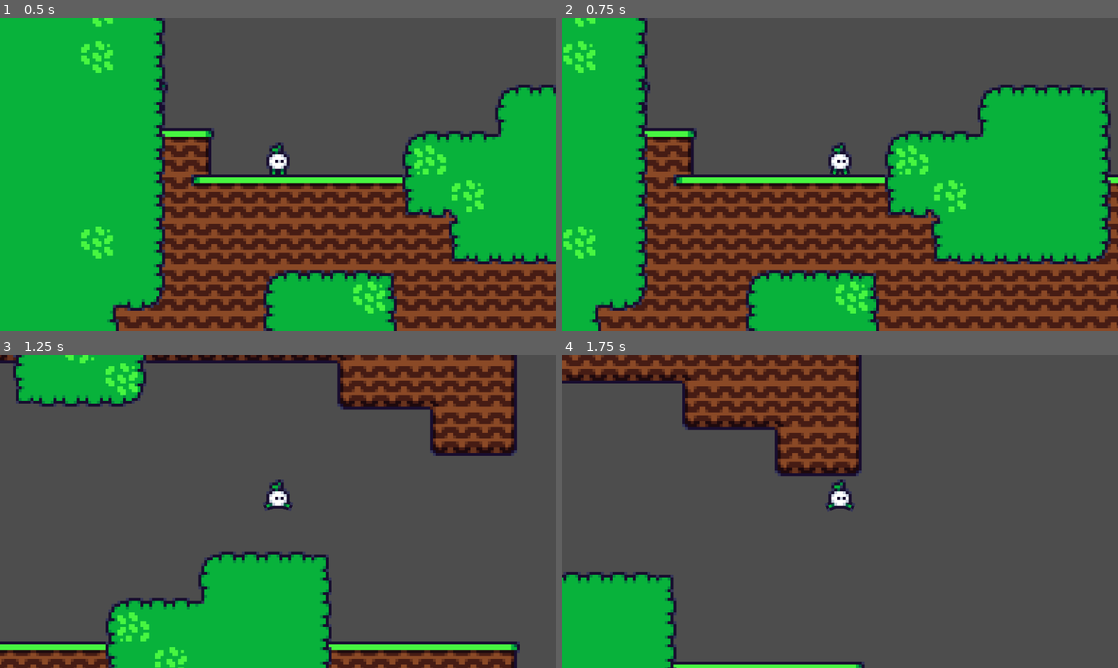
Above: before the commit, frames 1-4 (two rows, left to right).
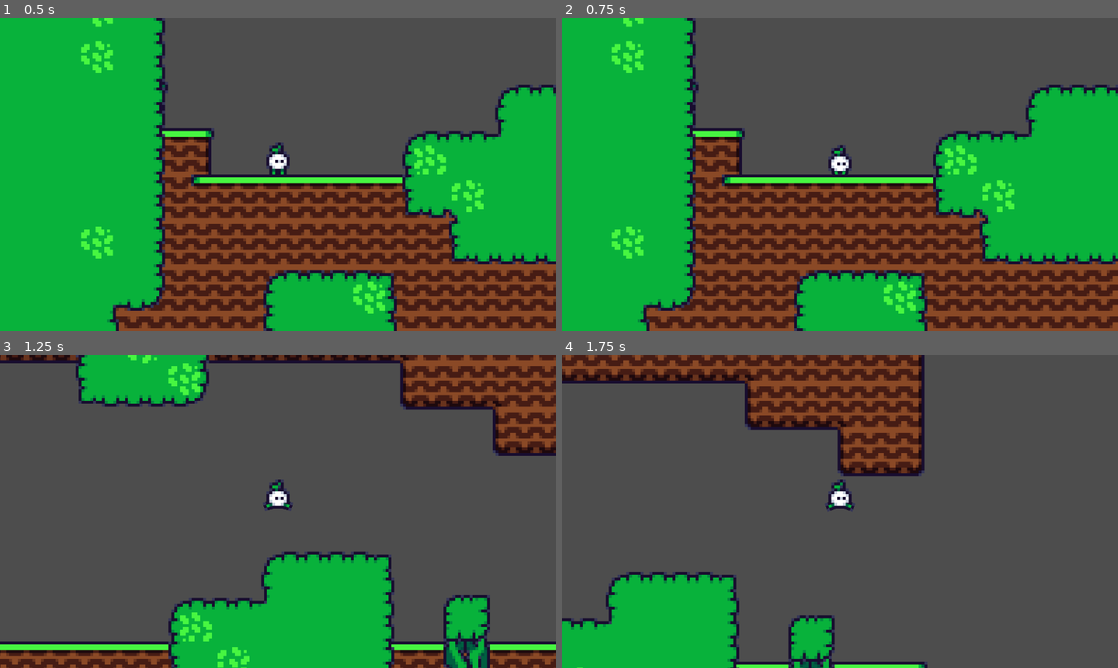
Above: after the commit, the same moments.

Repository: mageowl/waterfall
Game: Godot game, scene res://scenes/world/world.tscn
Two runs of this game, one before a commit and one after it. Both use one fixed random seed, a clock stepped at 60 frames per second and the inputs below.
Inputs:
- Up to frame 1 (0.5 s): no input
- Up to frame 2 (0.75 s): tap Enter at 0.5 s; hold D (right) from 0.53 s (still down); hold S (crouch, bound only after the commit) from 0.53 s (still down)
- Up to frame 3 (1.25 s): keep holding D (right); keep holding S (crouch, bound only after the commit); tap W (jump) at 0.77, 0.8, 1.07 s
- Up to frame 4 (1.75 s): keep holding D (right); release S (crouch, bound only after the commit) at 1.28 s; tap W (jump) at 1.35, 1.52 s; tap S (crouch, bound only after the commit) at 1.55 s

Frame 1 is identical in both runs. In frame 2, 28% of the frame differs, in the area x 0-100%, y 0-100%; in frame 3, 26%; in frame 4, 19%.

Commit message:
Add crouching

Diff:
--- a/project.godot
+++ b/project.godot
@@ -36,6 +36,11 @@
 "events": [Object(InputEventKey,"resource_local_to_scene":false,"resource_name":"","device":-1,"window_id":0,"alt_pressed":false,"shift_pressed":false,"ctrl_pressed":false,"meta_pressed":false,"pressed":false,"keycode":0,"physical_keycode":87,"key_label":0,"unicode":119,"echo":false,"script":null)
 ]
 }
+crouch={
+"deadzone": 0.5,
+"events": [Object(InputEventKey,"resource_local_to_scene":false,"resource_name":"","device":-1,"window_id":0,"alt_pressed":false,"shift_pressed":false,"ctrl_pressed":false,"meta_pressed":false,"pressed":false,"keycode":0,"physical_keycode":83,"key_label":0,"unicode":115,"echo":false,"script":null)
+]
+}
 
 [rendering]
 
--- a/scenes/player/player.gd
+++ b/scenes/player/player.gd
@@ -1,6 +1,7 @@
 class_name Player extends CharacterBody2D
 
 const SPEED = 150.0
+const CROUCH_SPEED = 50.0
 const JUMP_VELOCITY = 300.0
 
 const CYOTE_TIME = 6
--- a/scenes/player/player.tscn
+++ b/scenes/player/player.tscn
@@ -7,6 +7,7 @@
 [ext_resource type="Script" path="res://scenes/player/states/walk.gd" id="5_6ghmd"]
 [ext_resource type="Script" path="res://scenes/player/states/fall.gd" id="6_c66bs"]
 [ext_resource type="Script" path="res://scenes/player/states/jump.gd" id="7_rw6bk"]
+[ext_resource type="Script" path="res://scenes/player/states/crouch.gd" id="8_6xqqa"]
 
 [sub_resource type="CapsuleShape2D" id="CapsuleShape2D_ckxlp"]
 radius = 3.0
@@ -17,7 +18,7 @@
 
 [node name="PlayerSprite" parent="." instance=ExtResource("1_guivv")]
 
-[node name="CollisionShape2D" type="CollisionShape2D" parent="."]
+[node name="NormalCollisionShape" type="CollisionShape2D" parent="."]
 position = Vector2(0, -3.5)
 shape = SubResource("CapsuleShape2D_ckxlp")
 debug_color = Color(0.0117647, 0.509804, 0.243137, 0.419608)
@@ -37,5 +38,8 @@
 [node name="Jump" type="Node" parent="States"]
 script = ExtResource("7_rw6bk")
 
+[node name="Crouch" type="Node" parent="States"]
+script = ExtResource("8_6xqqa")
+
 [node name="Camera2D" type="Camera2D" parent="."]
 zoom = Vector2(6, 6)
--- a/scenes/player/sprite/player_sprite.gd
+++ b/scenes/player/sprite/player_sprite.gd
@@ -9,10 +9,16 @@
 @onready var sprite_group = $Sprite
 
 var prev_walk_scale := 0.0
+var prev_crouch = false
 
 # Called when the node enters the scene tree for the first time.
 func animate(properties: Dictionary):
 	if properties.has("in_air"): animation_tree.set("parameters/InAir/transition_request", "yes" if properties.in_air else "no")
+	if properties.has("is_crouching") and properties.is_crouching != prev_crouch:
+		var tween = create_tween()
+		tween.tween_property(animation_tree, "parameters/CrouchBlend/blend_amount", 1 if properties.is_crouching else 0, 0.2)
+		tween.set_trans(Tween.TRANS_QUAD).set_ease(Tween.EASE_OUT)
+		prev_crouch = properties.is_crouching
 	if properties.has("flip_h"): sprite_group.scale.x = -1 if properties.flip_h else 1
 
 	var walk_scale = max(prev_walk_scale - 0.1, 0.0)
--- a/scenes/player/sprite/player_sprite.tscn
+++ b/scenes/player/sprite/player_sprite.tscn
@@ -165,6 +165,7 @@
 
 [sub_resource type="Animation" id="Animation_q75h4"]
 resource_name = "Walk"
+length = 0.5
 loop_mode = 1
 tracks/0/type = "value"
 tracks/0/imported = false
@@ -173,7 +174,7 @@
 tracks/0/interp = 2
 tracks/0/loop_wrap = true
 tracks/0/keys = {
-"times": PackedFloat32Array(0, 0.5),
+"times": PackedFloat32Array(0, 0.25),
 "transitions": PackedFloat32Array(1, 1),
 "update": 0,
 "values": [0.523599, -0.523599]
@@ -185,7 +186,7 @@
 tracks/1/interp = 2
 tracks/1/loop_wrap = true
 tracks/1/keys = {
-"times": PackedFloat32Array(0, 0.5),
+"times": PackedFloat32Array(0, 0.25),
 "transitions": PackedFloat32Array(1, 1),
 "update": 0,
 "values": [-0.523599, 0.523599]
@@ -202,6 +203,13 @@
 
 [sub_resource type="AnimationNodeAnimation" id="AnimationNodeAnimation_5gl6t"]
 animation = &"Air"
+
+[sub_resource type="AnimationNodeAnimation" id="AnimationNodeAnimation_g62k4"]
+animation = &"Crouch"
+
+[sub_resource type="AnimationNodeBlend2" id="AnimationNodeBlend2_lxw7v"]
+filter_enabled = true
+filters = ["Sprite/Head:position", "Sprite/HeadOutline:position"]
 
 [sub_resource type="AnimationNodeAnimation" id="AnimationNodeAnimation_r6wxh"]
 animation = &"Idle"
@@ -227,18 +235,23 @@
 filters = ["Sprite/LegL:rotation", "Sprite/LegR:rotation"]
 
 [sub_resource type="AnimationNodeBlendTree" id="AnimationNodeBlendTree_mcn1e"]
+graph_offset = Vector2(-91.5546, -52.3047)
 nodes/Air/node = SubResource("AnimationNodeAnimation_5gl6t")
 nodes/Air/position = Vector2(720, 0)
+nodes/Crouch/node = SubResource("AnimationNodeAnimation_g62k4")
+nodes/Crouch/position = Vector2(420, 340)
+nodes/CrouchBlend/node = SubResource("AnimationNodeBlend2_lxw7v")
+nodes/CrouchBlend/position = Vector2(720, 180)
 nodes/Idle/node = SubResource("AnimationNodeAnimation_r6wxh")
-nodes/Idle/position = Vector2(360, 160)
+nodes/Idle/position = Vector2(60, 160)
 nodes/InAir/node = SubResource("AnimationNodeTransition_3i8u0")
 nodes/InAir/position = Vector2(980, 10)
 nodes/Walk/node = SubResource("AnimationNodeAnimation_yb0yg")
-nodes/Walk/position = Vector2(360, 280)
+nodes/Walk/position = Vector2(60, 280)
 nodes/WalkBlend/node = SubResource("AnimationNodeBlend2_etjnx")
-nodes/WalkBlend/position = Vector2(730, 150)
+nodes/WalkBlend/position = Vector2(420, 140)
 nodes/output/position = Vector2(1240, 50)
-node_connections = [&"output", 0, &"InAir", &"InAir", 0, &"Air", &"InAir", 1, &"WalkBlend", &"WalkBlend", 0, &"Idle", &"WalkBlend", 1, &"Walk"]
+node_connections = [&"output", 0, &"InAir", &"InAir", 0, &"Air", &"InAir", 1, &"CrouchBlend", &"WalkBlend", 0, &"Idle", &"WalkBlend", 1, &"Walk", &"CrouchBlend", 0, &"WalkBlend", &"CrouchBlend", 1, &"Crouch"]
 
 [node name="PlayerSprite" type="Node2D"]
 script = ExtResource("1_h0s1f")
@@ -272,7 +285,8 @@
 tree_root = SubResource("AnimationNodeBlendTree_mcn1e")
 anim_player = NodePath("../AnimationPlayer")
 active = true
+parameters/CrouchBlend/blend_amount = 0.0
 parameters/InAir/current_state = "no"
 parameters/InAir/transition_request = ""
 parameters/InAir/current_index = 1
-parameters/WalkBlend/blend_amount = "no"
+parameters/WalkBlend/blend_amount = 0.0
--- /dev/null
+++ b/scenes/player/sprite/stripe.tres
@@ -0,0 +1,10 @@
+[gd_resource type="VisualShader" format=3 uid="uid://dw656glx01w1x"]
+
+[resource]
+code = "shader_type canvas_item;
+
+
+"
+mode = 1
+flags/light_only = false
+nodes/fragment/0/position = Vector2(560, 60)
--- a/scenes/player/state_machine.gd
+++ b/scenes/player/state_machine.gd
@@ -6,7 +6,6 @@
 func init_states(player: Player):
 	for child in get_children():
 		if child is PlayerState:
-			print("loox")
 			child.player = player
 			child.changed_state.connect(change_state)
 
--- /dev/null
+++ b/scenes/player/states/crouch.gd
@@ -0,0 +1,31 @@
+class_name PlayerCrouchState extends PlayerState
+
+func _process_state(delta):
+	# Handle Jump.
+	if Input.is_action_just_pressed("jump"):
+		change_state("Jump")
+
+	if not player.is_on_floor():
+		change_state("Fall")
+
+#	Handle Crouch button
+	if not Input.is_action_pressed("crouch"):
+		change_state("Idle")
+
+	var direction = Input.get_axis("left", "right")
+	if direction != 0:
+		player.velocity.x = Player.CROUCH_SPEED * direction
+	else:
+		player.velocity.x = move_toward(player.velocity.x, 0, Player.SPEED)
+
+func _get_animation_properties():
+	var result = {
+		"in_air": false,
+		"is_crouching": true
+	}
+
+	if player.velocity.x != 0:
+		result.flip_h = true if player.velocity.x < 0 else false
+		result.walk_scale = absf(player.velocity.x / Player.SPEED)
+
+	return result
--- a/scenes/player/states/fall.gd
+++ b/scenes/player/states/fall.gd
@@ -35,7 +35,8 @@
 
 func _get_animation_properties():
 	var result = {
-		"in_air": true
+		"in_air": true,
+		"is_crouching": false
 	}
 	if player.velocity.x != 0: result.flip_h = true if player.velocity.x < 0 else false
 
--- a/scenes/player/states/idle.gd
+++ b/scenes/player/states/idle.gd
@@ -4,6 +4,10 @@
 	# Handle Jump.
 	if Input.is_action_just_pressed("jump"):
 		change_state("Jump")
+
+#	Handle Crouch button
+	if Input.is_action_pressed("crouch"):
+		change_state("Crouch")
 
 	if not player.is_on_floor():
 		change_state("Fall")
@@ -16,5 +20,6 @@
 
 func _get_animation_properties():
 	return {
-		"in_air": false
+		"in_air": false,
+		"is_crouching": false
 	}
--- a/scenes/player/states/jump.gd
+++ b/scenes/player/states/jump.gd
@@ -21,7 +21,8 @@
 
 func _get_animation_properties():
 	var result = {
-		"in_air": true
+		"in_air": true,
+		"is_crouching": false
 	}
 	if player.velocity.x != 0: result.flip_h = true if player.velocity.x < 0 else false
 
--- a/scenes/player/states/walk.gd
+++ b/scenes/player/states/walk.gd
@@ -6,6 +6,10 @@
 		change_state("Jump")
 	elif not player.is_on_floor():
 		change_state("Fall")
+
+#	Handle Crouch button
+	if Input.is_action_pressed("crouch"):
+		change_state("Crouch")
 
 #	Get walk direction
 	var direction = Input.get_axis("left", "right")
@@ -19,5 +23,6 @@
 	return {
 		"in_air": false,
 		"walk_scale": absf(player.velocity.x / Player.SPEED),
-		"flip_h": true if player.velocity.x < 0 else false
+		"flip_h": true if player.velocity.x < 0 else false,
+		"is_crouching": false
 	}
--- a/scenes/world/tileset.tres
+++ b/scenes/world/tileset.tres
@@ -488,6 +488,25 @@
 6:2/0/terrains_peering_bit/left_side = 1
 6:2/0/terrains_peering_bit/top_left_corner = 1
 6:2/0/terrains_peering_bit/top_side = 1
+10:0/0 = 0
+10:0/0/terrain_set = 0
+10:0/0/terrain = 1
+10:0/0/physics_layer_0/linear_velocity = Vector2(0, 0)
+10:0/0/physics_layer_0/angular_velocity = 0.0
+10:0/0/terrains_peering_bit/bottom_side = 1
+10:1/0 = 0
+10:1/0/terrain_set = 0
+10:1/0/terrain = 1
+10:1/0/physics_layer_0/linear_velocity = Vector2(0, 0)
+10:1/0/physics_layer_0/angular_velocity = 0.0
+10:1/0/terrains_peering_bit/bottom_side = 1
+10:1/0/terrains_peering_bit/top_side = 1
+10:2/0 = 0
+10:2/0/terrain_set = 0
+10:2/0/terrain = 1
+10:2/0/physics_layer_0/linear_velocity = Vector2(0, 0)
+10:2/0/physics_layer_0/angular_velocity = 0.0
+10:2/0/terrains_peering_bit/top_side = 1
 
 [resource]
 physics_layer_0/collision_layer = 1
--- a/scenes/world/world.tscn
+++ b/scenes/world/world.tscn
@@ -19,4 +19,4 @@
 layer_1/y_sort_enabled = false
 layer_1/y_sort_origin = 0
 layer_1/z_index = 0
-layer_1/tile_data = PackedInt32Array(9, 327681, 2, -65527, 3 …(2408 unchanged characters)…  2, 196605, 262145, 2, 196606, 327681, 2)
+layer_1/tile_data = PackedInt32Array(9, 327681, 2, -65527, 3 …(2408 unchanged characters)…  2, 196605, 262145, 2, 196606, 327681, 2, -131061, 655361, 0, -65525, 655361, 1, 11, 655361, 2)
Not shown: 1 places in scenes/player/player.tscn that only renumber resources
Not shown: 1 places in scenes/player/sprite/player_sprite.tscn that only renumber resources
